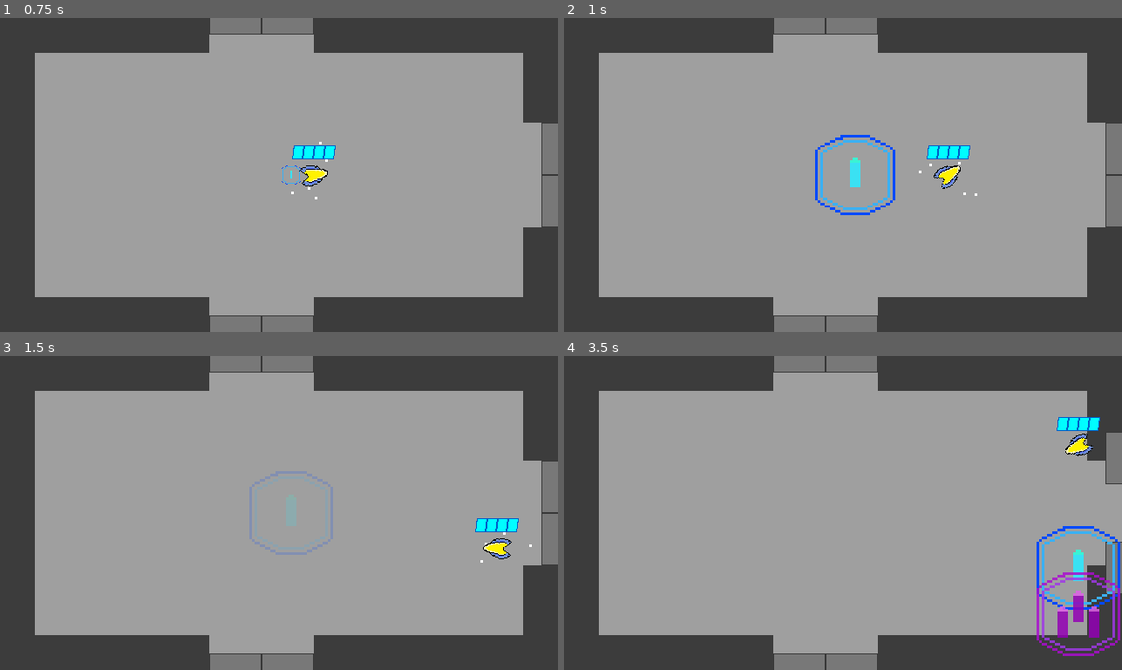
Above: before the commit, frames 1-4 (two rows, left to right).
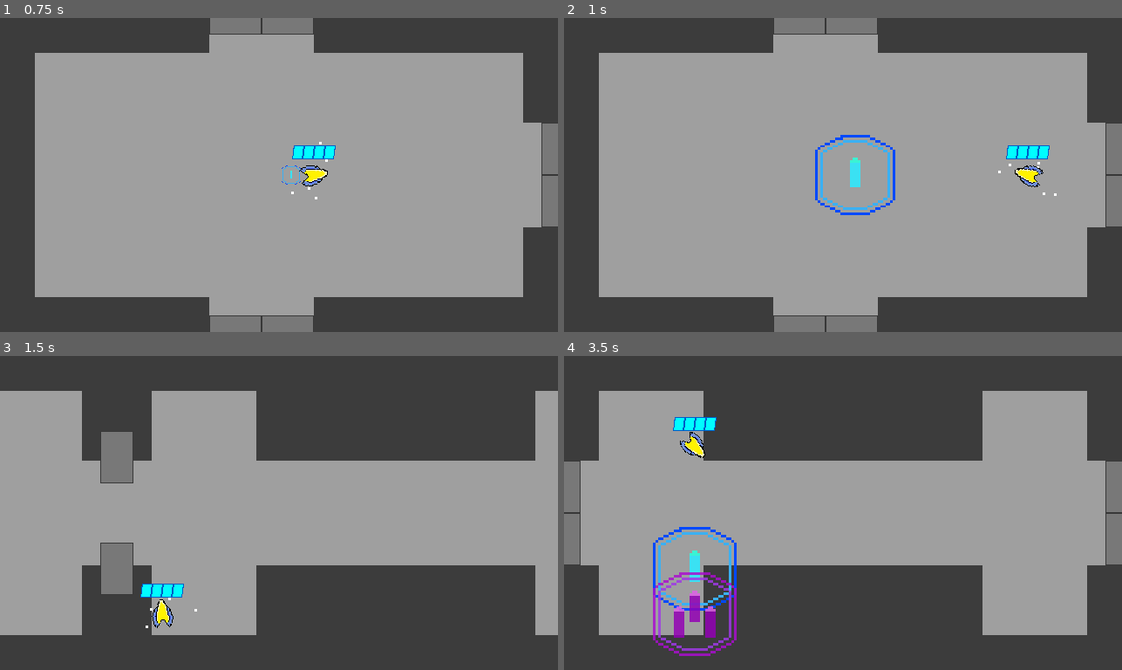
Above: after the commit, the same moments.

Repository: Nick98765432/Space-Blast
Game: Godot game, scene res://Levels/Level levels/group 1/Level 1-2.tscn
Same seed, same stepped clock (60 frames per second), same inputs: the game is played once before the commit and once after it. The engine's default icon, where the game draws it, is replaced by a stand-in: a white triangle on a blue panel in a dark square. Sound files missing from this copy of the repository are replaced by a short silence.
Inputs (mouse positions are in pixels of both pictures, inside the frame that each line leads up to):
- Up to frame 1 (0.75 s): move the mouse to (401, 159) at 0.52 s; hold D (right) from 0.53 s (still down); tap 1 (shot) at 0.6 s
- Up to frame 2 (1 s): keep holding D (right); tap Shift (dash, bound only after the commit) at 0.8 s
- Up to frame 3 (1.5 s): move the mouse to (167, 528) at 1.27 s; release D (right) at 1.28 s; hold S (down) from 1.28 s (still down); tap Shift (dash, bound only after the commit) at 1.35 s
- Up to frame 4 (3.5 s): tap 1 (shot) at 1.55, 3.05 s; move the mouse to (898, 443) at 2.02 s; release S (down) at 2.03 s; hold D (right) 2.03-2.78 s; right-click (898, 443) at 2.1 s; tap Shift (dash, bound only after the commit) at 2.3 s; move the mouse to (815, 575) at 2.77 s; hold W (up) from 2.78 s (still down); tap 3 (fullAuto) at 2.85 s

Frame 1 is identical in both runs. In frame 2, 1.1% of the frame differs, in the area x 63-89%, y 40-57%; in frame 3, 41%, in the area x 0-100%, y 0-100%; in frame 4, 34%.

Commit message:
WIP dash

Diff:
--- a/Player/player.gd
+++ b/Player/player.gd
@@ -26,9 +26,14 @@
 var beserkModifier = 0
 var powerupMult = 1
 var ableToShoot: bool = true
+var isDashing: bool = false
+var dashAgain: bool = true
+var dashDir: Vector2
+var dashSpeed = 50000
 var direction: float
 var current: Vector2
 var keycards: Array = []
+var dashes: int = 2
 @onready var spawnLocation: Vector2 = global_position
 @onready var parry_timer: Timer = $"parry timer"
 @onready var shot_cooldown: Timer = $"Shot cooldown"
@@ -47,6 +52,8 @@
 @onready var shoot_sfx: AudioStreamPlayer = $Sounds/shootSFX
 @onready var shoot_sfx_2: AudioStreamPlayer = $Sounds/shootSFX2
 @onready var parry_sfx: AudioStreamPlayer = $Sounds/parrySFX
+@onready var dash_cool: Timer = $dashCool
+@onready var dash_part: GPUParticles2D = $dashPart
 
 
 
@@ -56,6 +63,7 @@
 	await get_tree().create_timer(0.01).timeout
 	Signals.emit_signal("change")
 	full_charge.emitting = false
+	dash_part.top_level = true
 
 
 func _physics_process(delta: float) -> void:
@@ -92,6 +100,10 @@
 		#movement
 		velocity += Vector2(Input.get_action_strength("right") - Input.get_action_strength("left"), (Input.get_action_strength("down") - Input.get_action_strength("up"))).normalized() * delta * speed
 		velocity *= 0.85
+		if Input.is_action_just_pressed("dash"):
+			dash()
+		if isDashing:
+			velocity = dashSpeed * dashDir * delta
 		#parry code
 		#parry colldown
 		if parryCooled and Input.is_action_just_pressed("parry"):
@@ -237,3 +249,38 @@
 
 func _on_switch_speed_timeout() -> void:
 	ableToShoot = true
+
+func dash():
+	dash_part.global_position = global_position
+	if dashes > 0 and dashAgain and not isDashing:
+		var dir = Vector2(Input.get_action_strength("right") - Input.get_action_strength("left"), (Input.get_action_strength("down") - Input.get_action_strength("up"))).normalized()
+		isDashing = true
+		if not dir == Vector2(0, 0):
+			dashDir = dir
+		else:
+			dashDir = Vector2(1, 0)
+		dash_part.rotation = dashDir.angle()
+		print(rad_to_deg(dashDir.angle()))
+		dash_part.process_material.angle_min = -(rad_to_deg(dashDir.angle()))
+		dash_part.process_material.angle_max = -(rad_to_deg(dashDir.angle()))
+		dash_part.process_material.angle_min += 90
+		var newGrav = Vector2(dash_part.process_material.gravity.x, dash_part.process_material.gravity.y).rotated((dashDir.angle()))
+		dash_part.process_material.gravity.x = round(newGrav.x)
+		dash_part.process_material.gravity.y = round(newGrav.y)
+		print(dash_part.process_material.gravity)
+		dash_part.restart()
+		dashes -= 1
+		await get_tree().create_timer(0.15).timeout
+		isDashing = false
+		if dashes <= 0:
+			dashAgain = false
+		if dash_cool.time_left <= 0:
+			dash_cool.start()
+
+
+func _on_dash_cool_timeout() -> void:
+	dashes += 1
+	if dashes < 2:
+		dash_cool.start()
+	else:
+		dashAgain = true
--- a/Player/player.tscn
+++ b/Player/player.tscn
@@ -78,6 +78,28 @@
 scale_curve = SubResource("CurveTexture_rqvid")
 alpha_curve = SubResource("CurveTexture_pw55s")
 
+[sub_resource type="Curve" id="Curve_assay"]
+min_value = -1.0
+_data = [Vector2(0, -1), 0.0, 0.0, 0, 0, Vector2(1, 1), 0.0, 0.0, 0, 0]
+point_count = 2
+
+[sub_resource type="CurveTexture" id="CurveTexture_a2urp"]
+curve = SubResource("Curve_assay")
+
+[sub_resource type="ParticleProcessMaterial" id="ParticleProcessMaterial_4s8t2"]
+particle_flag_disable_z = true
+inherit_velocity_ratio = 1.0
+spread = 0.0
+initial_velocity_min = 700.0
+initial_velocity_max = 700.0
+gravity = Vector3(-980, 0, 0)
+damping_min = 34.848
+damping_max = 34.848
+color = Color(1, 1, 1, 0.835294)
+hue_variation_min = -1.0
+hue_variation_max = 1.0
+hue_variation_curve = SubResource("CurveTexture_a2urp")
+
 [sub_resource type="CanvasItemMaterial" id="CanvasItemMaterial_xwsg4"]
 particles_animation = true
 particles_anim_h_frames = 12
@@ -162,6 +184,18 @@
 texture = ExtResource("5_f3aua")
 one_shot = true
 
+[node name="dashPart" type="GPUParticles2D" parent="."]
+visible = false
+top_level = true
+z_index = 2
+emitting = false
+amount = 4
+process_material = SubResource("ParticleProcessMaterial_4s8t2")
+texture = ExtResource("2_srdbb")
+lifetime = 0.3
+one_shot = true
+explosiveness = 0.35
+
 [node name="Player sprite" type="Sprite2D" parent="."]
 modulate = Color(1.1, 1, 1, 1)
 rotation = -1.5708
@@ -210,6 +244,8 @@
 [node name="Switch Speed" type="Timer" parent="."]
 wait_time = 0.2
 one_shot = true
+
+[node name="dashCool" type="Timer" parent="."]
 
 [node name="HealthBar" type="TextureProgressBar" parent="."]
 anchors_preset = 8
@@ -257,3 +293,4 @@
 [connection signal="timeout" from="Fullauto regain" to="." method="_on_fullauto_regain_timeout"]
 [connection signal="timeout" from="beserk duration" to="." method="_on_beserk_duration_timeout"]
 [connection signal="timeout" from="Switch Speed" to="." method="_on_switch_speed_timeout"]
+[connection signal="timeout" from="dashCool" to="." method="_on_dash_cool_timeout"]
--- a/project.godot
+++ b/project.godot
@@ -94,6 +94,11 @@
 "events": [Object(InputEventKey,"resource_local_to_scene":false,"resource_name":"","device":-1,"window_id":0,"alt_press …(192 unchanged characters)…
 ]
 }
+dash={
+"deadzone": 0.5,
+"events": [Object(InputEventKey,"resource_local_to_scene":false,"resource_name":"","device":-1,"window_id":0,"alt_pressed":false,"shift_pressed":false,"ctrl_pressed":false,"meta_pressed":false,"pressed":false,"keycode":0,"physical_keycode":4194325,"key_label":0,"unicode":0,"location":0,"echo":false,"script":null)
+]
+}
 
 [rendering]
 
Not shown: 1 places in Player/player.tscn that only renumber resources
